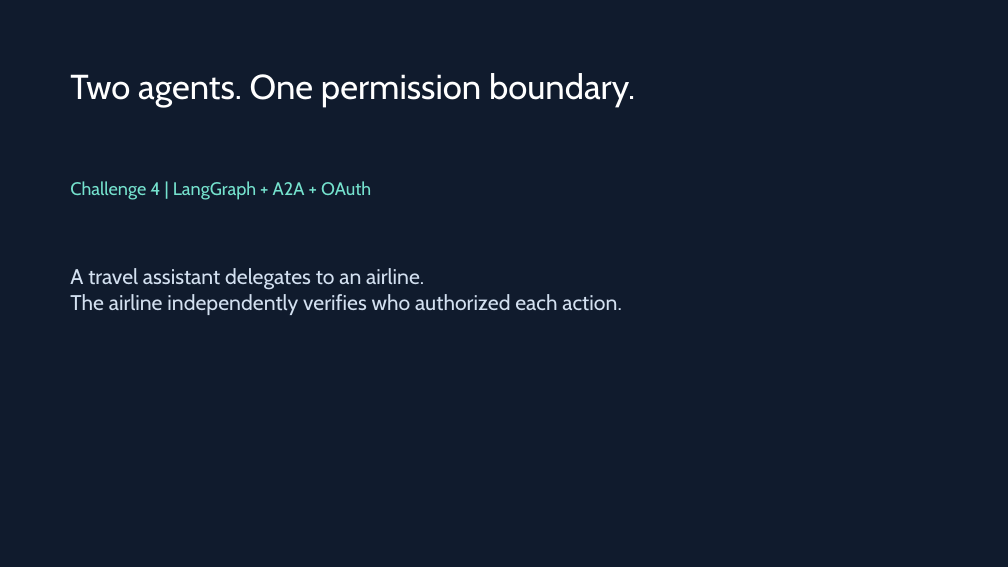
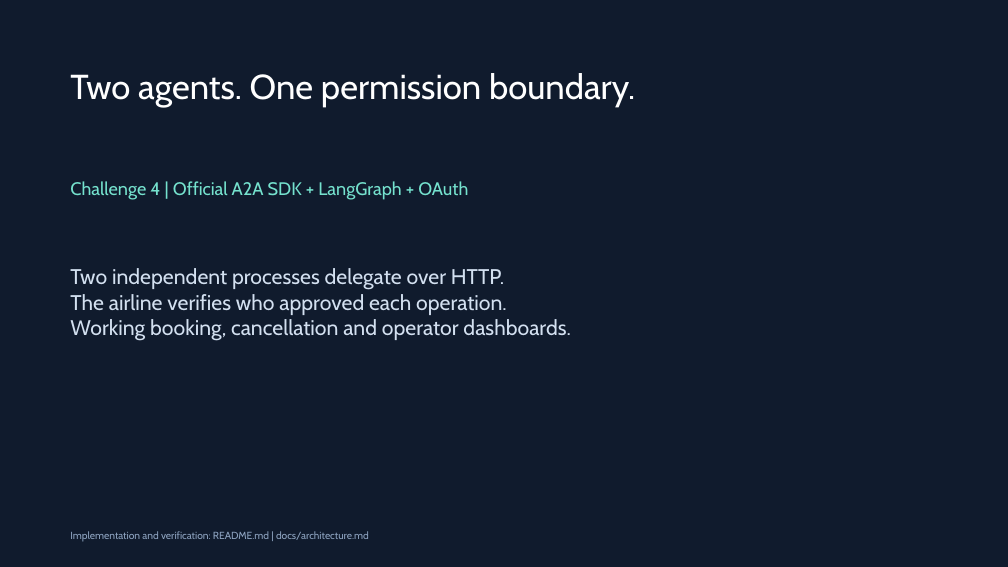
Before and after one commit to nishalpk/ai.at.core, a slide deck: slide 1 of docs/approach.pptx. Drawn at 1008x567 pixels with LibreOffice and Linux fonts; fonts in the diff are those of the drawing. Boxes give left, top, right and bottom in pixels: in the first picture for what was removed or moved away, otherwise in the second. Text is boxed around its words. In the diff, an @@ line names an element or a change of style, - is before the commit and + after.

```diff
--- a/docs/approach.pptx
+++ b/docs/approach.pptx
@@ text at bbox=[70, 181, 468, 200]: text changed @@
-Challenge 4 | LangGraph + A2A + OAuth
+Challenge 4 | Official A2A SDK + LangGraph + OAuth
@@ text at bbox=[70, 268, 571, 341]: text changed @@
-A travel assistant delegates to an airline.
-The airline independently verifies who authorized each action.
+Two independent processes delegate over HTTP.
+The airline verifies who approved each operation.
+Working booking, cancellation and operator dashboards.
@@ text added at bbox=[70, 531, 369, 542], 9.8 pt, text #8DA3C0 @@
+Implementation and verification: README.md | docs/architecture.md
```
Also in this commit, not shown: 4 other slides changed, 3 slides added, 3 slides removed, 38 other files.
